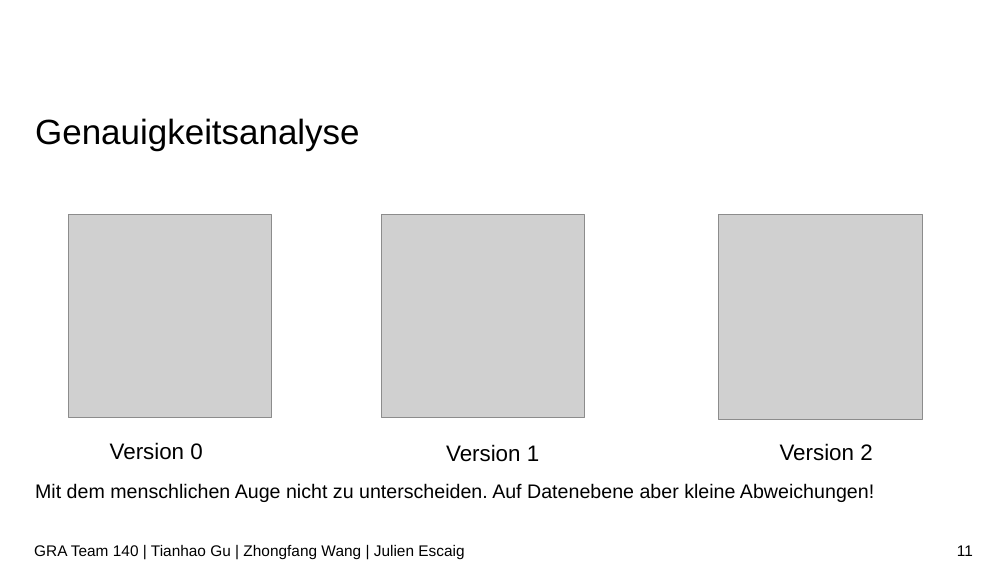
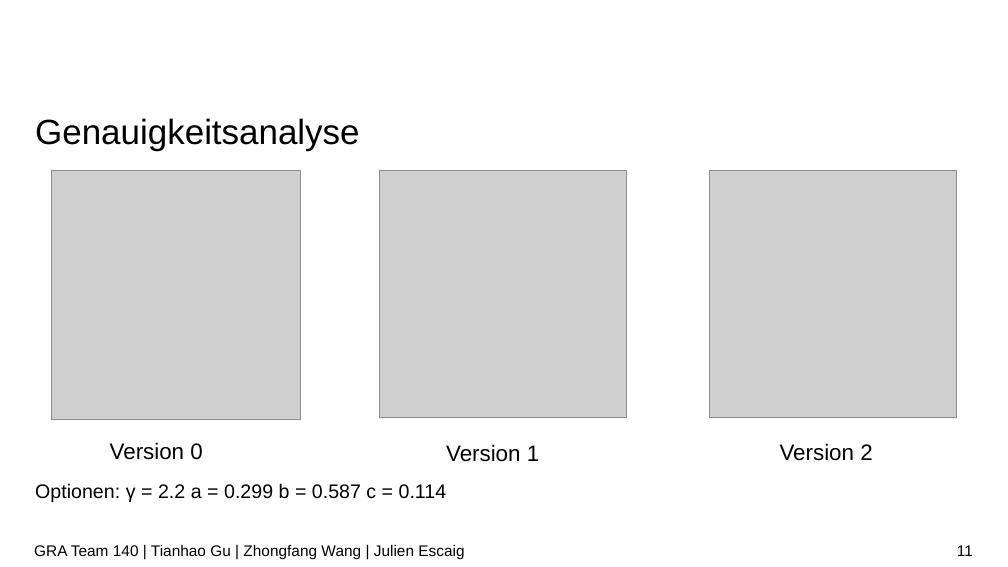
Before and after one commit to tianhaogutum/1, a slide deck: slide 11 of Vortrag/Vortrag.pptx. Drawn at 1008x567 pixels with LibreOffice and Linux fonts; fonts in the diff are those of the drawing; grey boxes stand for pictures; background and template pictures are left out. Boxes give left, top, right and bottom in pixels: in the first picture for what was removed or moved away, otherwise in the second. Text is boxed around its words. In the diff, an @@ line names an element or a change of style, - is before the commit and + after.

```diff
--- a/Vortrag/Vortrag.pptx
+++ b/Vortrag/Vortrag.pptx
@@ picture: place and size @@
-picture at [69,215,272,418]
+picture at [51,170,300,419]
@@ picture: place and size @@
-picture at [382,215,586,418]
+picture at [380,170,627,417]
@@ picture: place and size @@
-picture at [719,215,923,419]
+picture at [710,170,957,417]
@@ text at [35,483,447,502]: text changed @@
-Mit dem menschlichen Auge nicht zu unterscheiden. Auf Datenebene aber kleine Abweichungen!
+Optionen: γ = 2.2 a = 0.299 b = 0.587 c = 0.114
```
Also in this commit, not shown: 1 other slide changed, 5 other files.
